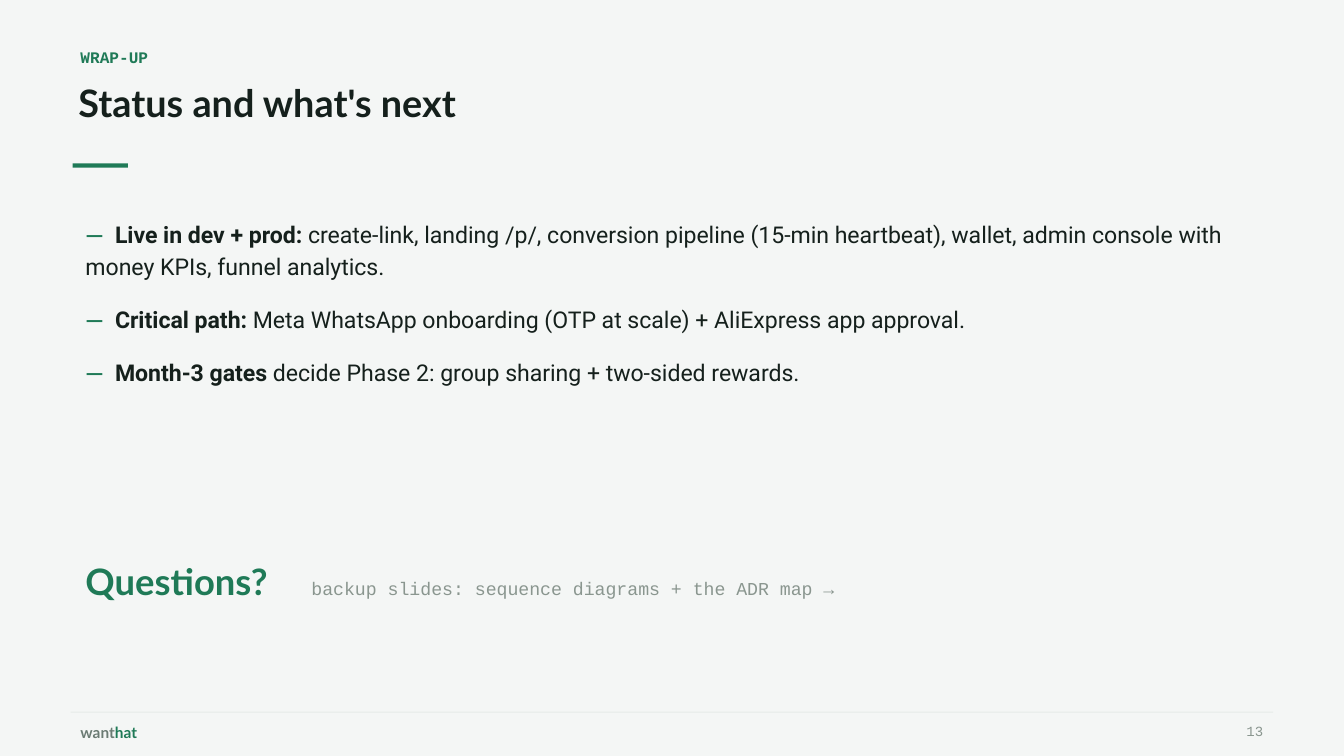
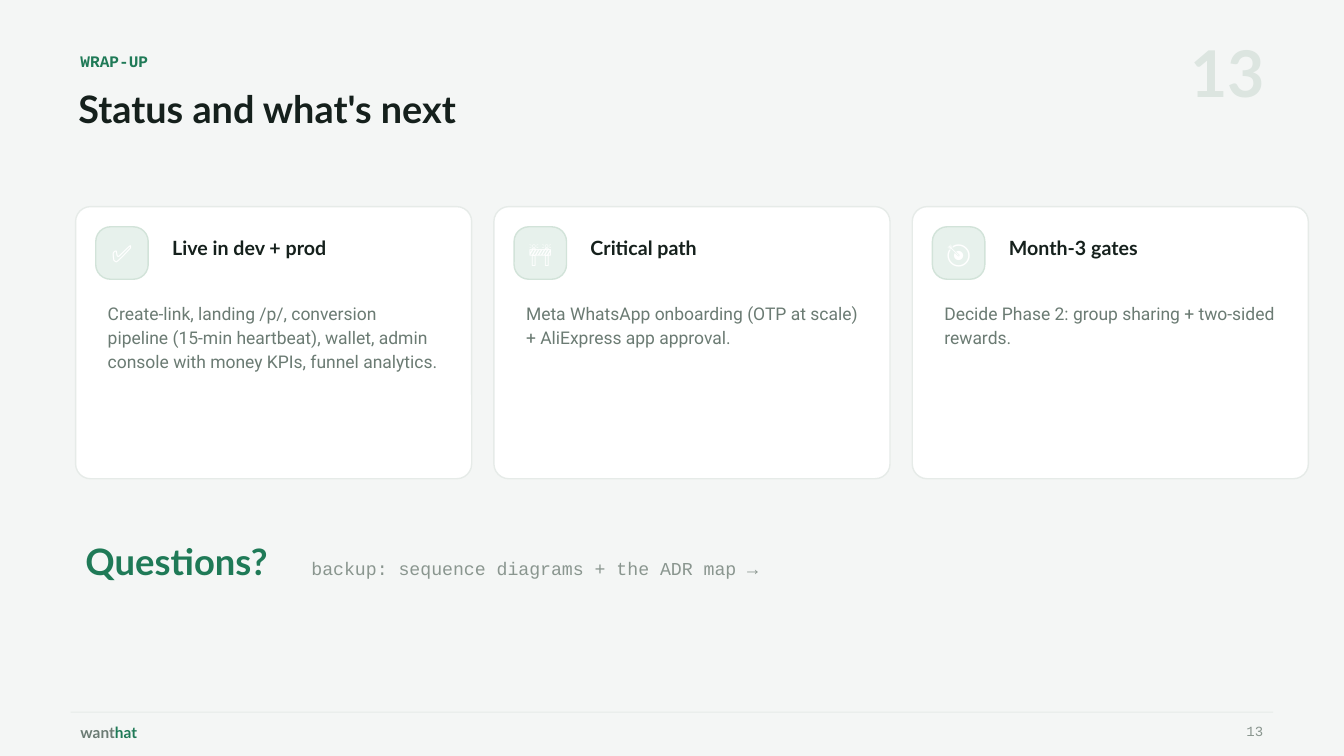
Before and after one commit to wanthat-app/monorepo, a slide deck: slide 13 of slides/wanthat-presentation.pptx. Drawn at 1344x756 pixels with LibreOffice and Linux fonts; fonts in the diff are those of the drawing. Boxes give left, top, right and bottom in pixels: in the first picture for what was removed or moved away, otherwise in the second. Text is boxed around its words. In the diff, an @@ line names an element or a change of style, - is before the commit and + after.

```diff
--- a/slides/wanthat-presentation.pptx
+++ b/slides/wanthat-presentation.pptx
@@ text "WRAP-UP": place and size @@
-text "WRAP-UP" at [80, 52, 148, 63]
+text "WRAP-UP" at [80, 56, 148, 67]
@@ text "Status and what's next": place and size @@
-text "Status and what's next" at [78, 89, 456, 118]
+text "Status and what's next" at [78, 95, 456, 124]
@@ rectangle removed at [73, 163, 128, 167] @@
@@ rounded rectangle added at [76, 207, 472, 479], fill #FFFFFF, outline #E6EBE8 1 pt @@
@@ rounded rectangle added at [494, 207, 890, 479], fill #FFFFFF, outline #E6EBE8 1 pt @@
@@ rounded rectangle added at [912, 207, 1309, 479], fill #FFFFFF, outline #E6EBE8 1 pt @@
@@ rounded rectangle added at [96, 227, 148, 279], fill #E7F1EC, outline #D2E3D9 1 pt, 17 pt, text #FFFFFF @@
+✅
@@ rounded rectangle added at [514, 227, 567, 279], fill #E7F1EC, outline #D2E3D9 1 pt, 17 pt, text #FFFFFF @@
+🚧
@@ rounded rectangle added at [933, 227, 985, 279], fill #E7F1EC, outline #D2E3D9 1 pt, 17 pt, text #FFFFFF @@
+🎯
@@ text added at [172, 240, 327, 259], 14 pt, text #15201C, bold @@
+Live in dev + prod
@@ text added at [590, 240, 696, 259], 14 pt, text #15201C, bold @@
+Critical path
@@ text added at [1009, 240, 1138, 259], 14 pt, text #15201C, bold @@
+Month-3 gates
@@ text at [108, 307, 437, 372]: text changed; size 16.5 to 12.5 pt; text colour #15201C to #6B7B73 @@
-— Live in dev + prod: create-link, landing /p/, conversion pipeline (15-min heartbeat), wallet, admin console with money KPIs, funnel analytics.
-— Critical path: Meta WhatsApp onboarding (OTP at scale) + AliExpress app approval.
-— Month-3 gates decide Phase 2: group sharing + two-sided rewards.
+Create-link, landing /p/, conversion pipeline (15-min heartbeat), wallet, admin console with money KPIs, funnel analytics.
@@ text added at [526, 306, 857, 348], 12.5 pt, text #6B7B73 @@
+Meta WhatsApp onboarding (OTP at scale) + AliExpress app approval.
@@ text added at [944, 307, 1275, 344], 12.5 pt, text #6B7B73 @@
+Decide Phase 2: group sharing + two-sided rewards.
@@ text at [85, 548, 737, 580]: text changed @@
-Questions? backup slides: sequence diagrams + the ADR map →
+Questions? backup: sequence diagrams + the ADR map →
```
Also in this commit, not shown: 19 other slides changed.
